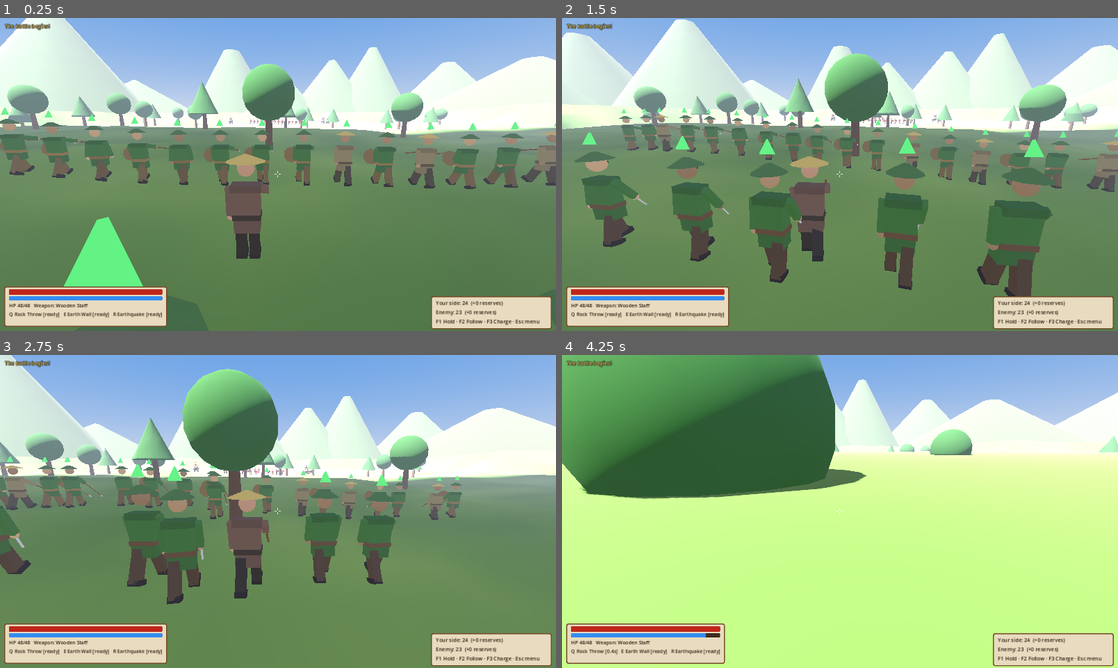
Above: before the commit, frames 1-4 (two rows, left to right).
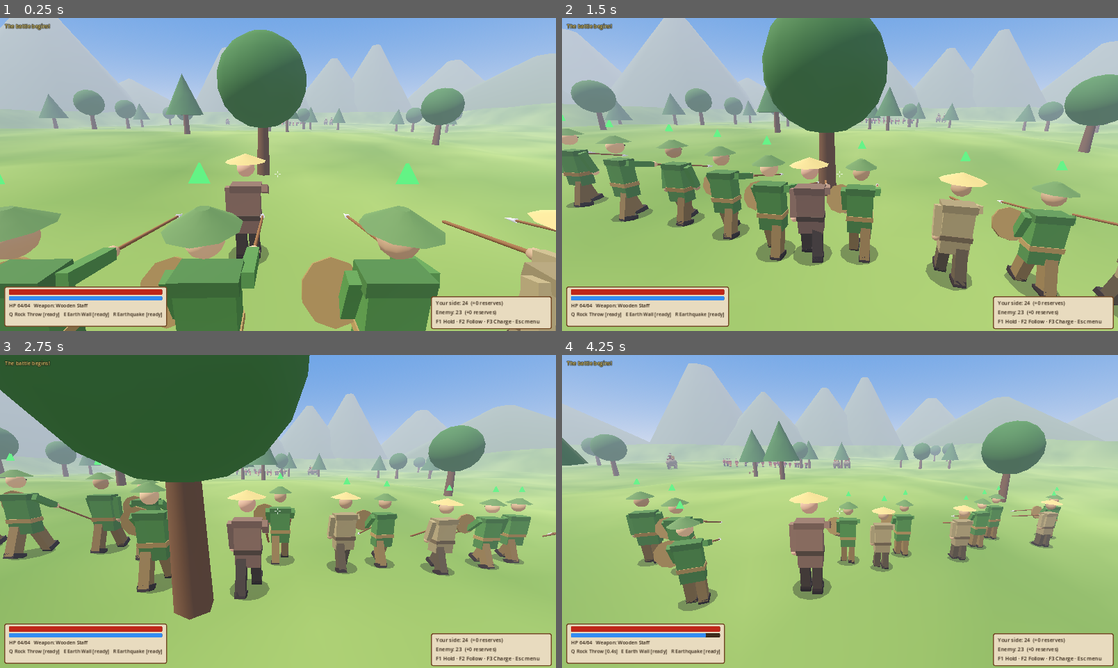
Above: after the commit, the same moments.

Repository: maeveywavey/Beeferlyporkgame
Game: Godot game, scene res://scenes/battle.tscn
Two runs of this game, one before a commit and one after it. Both use one fixed random seed, a clock stepped at 60 frames per second and the inputs below. This scene is started directly instead of the project's main scene.
Inputs (mouse positions are in pixels of both pictures, inside the frame that each line leads up to):
- Up to frame 1 (0.25 s): no input
- Up to frame 2 (1.5 s): tap Enter at 0.5 s; move the mouse to (867, 174) at 0.52 s; hold W (move_forward) from 0.53 s (still down); click (867, 174) at 0.6 s; tap Space (jump) at 0.77 s; tap F at 0.8, 1.35 s; move the mouse to (812, 174) at 1.27 s
- Up to frame 3 (2.75 s): keep holding W (move_forward); tap Space (jump) at 1.52 s; click (250, 511) at 1.55 s; move the mouse to (289, 505) at 2.02 s; click (289, 505) at 2.1 s; tap F at 2.3 s
- Up to frame 4 (4.25 s): keep holding W (move_forward); move the mouse to (834, 517) at 2.77 s; tap Tab (battle_end) at 2.85 s; tap Space (jump) at 3.02, 3.77 s; click (834, 517) at 3.05 s; move the mouse to (878, 514) at 3.52 s; tap Q (bend_primary) at 3.6 s; tap F at 3.8 s

The runs differ from the first frame. In frame 1, 75% of the frame differs, in the area x 0-100%, y 0-100%; in frame 2, 80%; in frame 3, 79%; in frame 4, 86%.

Commit message:
Fix battle lighting and backdrop, blob shadows, AI lightning balance, autosave, fullscreen
Co-Authored-By: Claude Opus 5.5 <noreply@anthropic.com>
Claude-Session: https://claude.ai/code/session_017SkicCVYiGH51u2WukXhRx

Diff:
--- a/scripts/autoload/game_state.gd
+++ b/scripts/autoload/game_state.gd
@@ -63,7 +63,7 @@
 
 var settings := {
 	"battle_size": 80, "difficulty": 1, "auto_block": true, "mouse_sens": 0.25,
-	"invert_y": false, "volume": 0.7,
+	"invert_y": false, "volume": 0.7, "fullscreen": false,
 }
 
 var sim
@@ -125,6 +125,19 @@
 func apply_settings() -> void:
 	var bus := AudioServer.get_bus_index("Master")
 	AudioServer.set_bus_volume_db(bus, linear_to_db(maxf(0.001, float(settings.volume))))
+	if DisplayServer.get_name() != "headless":
+		var want := DisplayServer.WINDOW_MODE_FULLSCREEN if settings.fullscreen else DisplayServer.WINDOW_MODE_WINDOWED
+		if DisplayServer.window_get_mode() != want and not (want == DisplayServer.WINDOW_MODE_WINDOWED and DisplayServer.window_get_mode() == DisplayServer.WINDOW_MODE_MAXIMIZED):
+			DisplayServer.window_set_mode(want)
+
+func _input(event: InputEvent) -> void:
+	if event is InputEventKey and event.pressed and not event.echo and event.physical_keycode == KEY_F11:
+		settings.fullscreen = not settings.fullscreen
+		save_settings()
+
+func _notification(what: int) -> void:
+	if what == NOTIFICATION_WM_CLOSE_REQUEST and game_active and pending_battle.is_empty():
+		save_game(AUTOSAVE_PATH)
 
 # ---------------------------------------------------------------------------
 # Character creation
@@ -486,7 +499,7 @@
 	return int(player.attrs[SKILL_ATTR[name]] / 2)
 
 func max_hp() -> int:
-	return 35 + player.attrs.str * 2 + player.skills.ironflesh * 4 + player.level
+	return 50 + player.attrs.str * 2 + player.skills.ironflesh * 4 + player.level * 2
 
 func max_chi() -> float:
 	return 60.0 + player.attrs.int * 3.0 + player.skills.bending * 8.0
@@ -590,6 +603,7 @@
 ## `ally_ids` additional friendly parties. `siege` is a settlement id when
 ## assaulting or defending walls.
 func start_battle(enemy_ids: Array, ally_ids: Array = [], siege: String = "", player_attacking: bool = true) -> void:
+	save_game(AUTOSAVE_PATH)
 	var pp := player_party()
 	var biome: String = sim.biome_at(pp.pos)
 	pending_battle = {
@@ -772,6 +786,10 @@
 		if not att.is_empty() and parties.has(att[0]):
 			sim.capture_settlement(b.siege, parties[att[0]].faction, parties[att[0]].lord)
 	player.captive_until = hours + 24.0 + randf() * 48.0
+	for pid in b.get("enemies", []):
+		if parties.has(pid):
+			parties[pid].target_party = ""
+			parties[pid].ignore_player_until = player.captive_until + 12.0
 	log_msg("You were defeated and taken captive. You lost %d gold and %d troops." % [lost_gold, lost], Color(1, 0.4, 0.3))
 
 ## Auto-resolve from the encounter menu (player not fighting personally).
--- a/scripts/battle/battle.gd
+++ b/scripts/battle/battle.gd
@@ -173,9 +173,9 @@
 			if siege != "":
 				var dz := (z - wall_z) * signf(wall_z)
 				if dz > 1.0 and dz < 5.0:
-					h = 2.6
-				elif dz >= 5.0 and dz < 8.0:
-					h = lerpf(2.6, h, (dz - 5.0) / 3.0)
+					h = 3.0
+				elif dz >= 5.0 and dz < 9.0:
+					h = lerpf(3.0, h, (dz - 5.0) / 4.0)
 				elif absf(dz) <= 1.0:
 					h = maxf(h, 0.0)
 			heights[gz * GRID + gx] = h
@@ -239,6 +239,7 @@
 	var m := StandardMaterial3D.new()
 	m.vertex_color_use_as_albedo = true
 	m.roughness = 1.0
+	m.specular_mode = BaseMaterial3D.SPECULAR_DISABLED
 	mi.material_override = m
 	add_child(mi)
 	# Distant backdrop ring
@@ -246,7 +247,7 @@
 	var pm := PlaneMesh.new()
 	pm.size = Vector2(900, 900)
 	far.mesh = pm
-	far.position = Vector3(0, 3.5, 0)
+	far.position = Vector3(0, -6.0, 0)
 	far.material_override = MB.mat(base.darkened(0.15))
 	add_child(far)
 	var rng := RandomNumberGenerator.new()
@@ -300,7 +301,8 @@
 	sun.light_color = Color(0.65, 0.72, 1.0) if daylight < 0.05 else Color(1, 0.95, 0.88)
 	if fire_mult > 2.0:
 		sun.light_color = Color(1.0, 0.6, 0.4)
-	sun.shadow_enabled = true
+	# Real-time shadows over-brighten the Compatibility renderer; units use blob shadows instead.
+	sun.shadow_enabled = false
 	sun.directional_shadow_max_distance = 60.0
 	add_child(sun)
 	_build_weather()
@@ -309,7 +311,7 @@
 	var kind := ""
 	if biome == "snow":
 		kind = "snow"
-	elif biome in ["swamp", "forest", "grass"] and randf() < 0.25:
+	elif biome in ["swamp", "forest", "grass"] and randf() < 0.25 and not OS.has_environment("NO_WEATHER"):
 		kind = "rain"
 	elif biome == "desert" and randf() < 0.3:
 		kind = "dust"
@@ -451,7 +453,7 @@
 		for i in n:
 			if i % 2 == 0:
 				add_child(MB.box(Vector3(1.0, 0.8, thick * 0.6), wc, Vector3(x0 + side * (i * 2.0 + 1.0), h - 0.6, wall_z - signf(wall_z) * thick * 0.2)))
-		walls.append({"c": Vector2(cx, wall_z), "axis": Vector2(1, 0), "hl": length / 2.0, "ht": thick / 2.0, "h": h - 1.0, "until": INF, "node": seg})
+		walls.append({"c": Vector2(cx, wall_z), "axis": Vector2(1, 0), "hl": length / 2.0, "ht": thick / 2.0, "h": 3.6, "until": INF, "node": seg})
 		# tower at the breach
 		var tower := MB.box(Vector3(3.5, h + 2.5, 3.5), wc.darkened(0.1), Vector3(x0 + side * 1.8, (h + 2.5) / 2.0 - 1.0, wall_z))
 		add_child(tower)
@@ -583,7 +585,7 @@
 		var x := (col - (n_in_row - 1) / 2.0) * spacing
 		var pos := Vector3(x, 0, z + dirz * (6.0 - row * 1.8))
 		if front[i].kind == "player":
-			pos = Vector3(0, 0, z + dirz * 2.0)
+			pos = Vector3(0, 0, z + dirz * 9.0)
 		_spawn_entry(front[i], team, pos, face)
 	for i in rng_units.size():
 		var row2 := int(i / per_row)
--- a/scripts/battle/bending.gd
+++ b/scripts/battle/bending.gd
@@ -15,12 +15,12 @@
 	"fire": {
 		"q": {"name": "Fire Blast", "kind": "projectile", "cost": 14.0, "cd": 0.75, "dmg": 19.0, "speed": 30.0, "radius": 0.45, "knock": 2.5, "gravity": 0.0, "range": 30.0, "effect": "burn", "fx": "fire", "sfx": "fire"},
 		"e": {"name": "Fire Wave", "kind": "cone", "cost": 30.0, "cd": 3.0, "dmg": 24.0, "range": 6.0, "angle": 55.0, "knock": 5.0, "effect": "burn", "fx": "fire", "sfx": "fire"},
-		"r": {"name": "Lightning", "kind": "lightning", "cost": 60.0, "cd": 9.0, "dmg": 70.0, "range": 45.0, "knock": 4.0, "min_skill": 5, "fx": "lightning", "sfx": "fire"},
+		"r": {"name": "Lightning", "kind": "lightning", "cost": 60.0, "cd": 9.0, "dmg": 55.0, "range": 45.0, "knock": 4.0, "min_skill": 5, "fx": "lightning", "sfx": "fire"},
 	},
 	"blue_fire": {
 		"q": {"name": "Blue Fire Blast", "kind": "projectile", "cost": 12.0, "cd": 0.6, "dmg": 24.0, "speed": 36.0, "radius": 0.5, "knock": 3.0, "gravity": 0.0, "range": 32.0, "effect": "burn", "fx": "blue_fire", "sfx": "fire"},
 		"e": {"name": "Blue Fire Arc", "kind": "cone", "cost": 28.0, "cd": 2.5, "dmg": 28.0, "range": 7.0, "angle": 70.0, "knock": 6.0, "effect": "burn", "fx": "blue_fire", "sfx": "fire"},
-		"r": {"name": "Lightning", "kind": "lightning", "cost": 55.0, "cd": 7.0, "dmg": 80.0, "range": 45.0, "knock": 4.0, "fx": "lightning", "sfx": "fire"},
+		"r": {"name": "Lightning", "kind": "lightning", "cost": 55.0, "cd": 8.0, "dmg": 60.0, "range": 45.0, "knock": 4.0, "fx": "lightning", "sfx": "fire"},
 	},
 	"earth": {
 		"q": {"name": "Rock Throw", "kind": "projectile", "cost": 16.0, "cd": 1.0, "dmg": 26.0, "speed": 24.0, "radius": 0.6, "knock": 7.0, "gravity": 6.0, "range": 28.0, "effect": "", "fx": "rock", "sfx": "earth"},
--- a/scripts/battle/unit.gd
+++ b/scripts/battle/unit.gd
@@ -229,7 +229,7 @@
 func add_ally_marker() -> void:
 	var m := MeshInstance3D.new()
 	var pm := PrismMesh.new()
-	pm.size = Vector3(0.25, 0.25, 0.05)
+	pm.size = Vector3(0.16, 0.16, 0.04)
 	m.mesh = pm
 	m.rotation_degrees.z = 180
 	var mat := StandardMaterial3D.new()
@@ -631,7 +631,8 @@
 	# Specials
 	if can_bend("r") and (is_hero or bend_power >= 1.6) and randf() < 0.02:
 		var r := Bending.ability(bend, "r")
-		if r.kind == "lightning" and dist < r.range and dist > 6.0:
+		# Only great masters (lords and heroes) can generate lightning
+		if r.kind == "lightning" and is_hero and lord_id != "" and bend_power >= 2.5 and dist < r.range and dist > 6.0:
 			cast("r", target.chest())
 			return Vector3.ZERO
 		if r.kind == "quake" and battle.enemies_near(self, r.range) >= 3:
--- a/scripts/battle/unit_model.gd
+++ b/scripts/battle/unit_model.gd
@@ -80,6 +80,20 @@
 				parts.mount_legs.append(leg2)
 	rider.position.y = seat
 	parts.seat = seat
+	# Blob shadow
+	var blob := CylinderMesh.new()
+	blob.top_radius = 0.42 if mount == "" else 1.1
+	blob.bottom_radius = blob.top_radius
+	blob.height = 0.01
+	blob.radial_segments = 12
+	blob.rings = 1
+	var bm := MeshInstance3D.new()
+	bm.mesh = blob
+	bm.material_override = MB.mat(Color(0, 0, 0, 0.35), 1.0, true)
+	bm.position.y = 0.03
+	if mount != "":
+		bm.scale = Vector3(0.8, 1, 1.4)
+	root.add_child(bm)
 	# Legs
 	var legs := []
 	for side in [-1, 1]:
--- a/scripts/core/world_sim.gd
+++ b/scripts/core/world_sim.gd
@@ -312,6 +312,8 @@
 	_daily_campaigns()
 	_daily_player()
 	Quests.daily()
+	if GS.day() % 3 == 0 and GS.game_active:
+		GS.save_game(GS.AUTOSAVE_PATH)
 	if GS.day() % 3 == 0:
 		for sid in GS.settlements:
 			if randf() < 0.3:
--- a/scripts/ui/settings_window.gd
+++ b/scripts/ui/settings_window.gd
@@ -51,6 +51,13 @@
 	iy.button_pressed = GS.settings.invert_y
 	iy.toggled.connect(func(v): GS.settings.invert_y = v)
 	g.add_child(iy)
+	g.add_child(UI.label("Fullscreen (F11)"))
+	var fs := CheckBox.new()
+	fs.button_pressed = GS.settings.fullscreen
+	fs.toggled.connect(func(v):
+		GS.settings.fullscreen = v
+		GS.apply_settings())
+	g.add_child(fs)
 	g.add_child(UI.label("Volume"))
 	var vol := HSlider.new()
 	vol.min_value = 0.0
--- a/tests/shot.gd
+++ b/tests/shot.gd
@@ -94,6 +94,12 @@
 			GS.pending_battle = {"enemies": [e.id], "allies": [], "siege": sg, "player_attacking": true, "biome": "grass",
 				"hour": 15.0, "fire_mult": 1.15, "water_mult": 0.95, "enemy_garrison": mode == "siege", "ally_garrison": false}
 			get_tree().change_scene_to_file.call_deferred("res://scenes/battle.tscn")
+			if mode == "siege":
+				get_tree().create_timer(1.0).timeout.connect(func():
+					var b = Engine.get_main_loop().current_scene
+					b.cam_pitch = -0.45
+					b.cam_dist = 12.0
+					b.player_unit.position = Vector3(8, b.ground_height(8, 5), 5))
 	var sn = load("res://tests/snapper.gd").new()
 	sn.out = out
 	sn.secs = secs
--- /dev/null
+++ b/tests/test_dbg.gd
@@ -0,0 +1,27 @@
+extends Node
+const Roster = preload("res://scripts/core/roster.gd")
+func _ready() -> void:
+	if get_tree().current_scene == self:
+		get_tree().root.add_child.call_deferred(load("res://tests/test_dbg.gd").new())
+		return
+	var p := GS.create_player("Lee", "fn_deserter", "fire", Color(0.8, 0.6, 0.5), Color(0.1, 0.1, 0.1))
+	GS.new_game(p)
+	GS.flags.seen_help = true
+	Roster.add(GS.player_party().roster, "ek_soldier", 12)
+	var e := GS.make_party("", "Test", "bandit", "fire_nation", Vector2.ZERO)
+	Roster.add(e.roster, "fn_soldier", 12)
+	GS.pending_battle = {"enemies": [e.id], "allies": [], "siege": "pohuai", "player_attacking": true, "biome": "grass",
+		"hour": 15.0, "fire_mult": 1.15, "water_mult": 0.95, "enemy_garrison": true, "ally_garrison": false}
+	get_tree().change_scene_to_file("res://scenes/battle.tscn")
+	await get_tree().create_timer(0.5).timeout
+	var b = get_tree().current_scene
+	var pu = b.player_unit
+	print("start hp ", pu.hp, "/", pu.max_hp, " pos ", pu.position)
+	pu.position = Vector3(8, b.ground_height(8, 5), 5)
+	for i in 30:
+		await get_tree().create_timer(0.1).timeout
+		if not pu.alive or pu.hp < pu.max_hp:
+			print("t=", i * 0.1, " hp ", pu.hp, " attacker ", pu.last_attacker.display_name if pu.last_attacker else "none", " burn ", pu.burn_t)
+			if not pu.alive:
+				break
+	get_tree().quit()
--- /dev/null
+++ b/tests/test_dbg.tscn
@@ -0,0 +1,6 @@
+[gd_scene load_steps=2 format=3]
+
+[ext_resource type="Script" path="res://tests/test_dbg.gd" id="1"]
+
+[node name="T" type="Node"]
+script = ExtResource("1")
